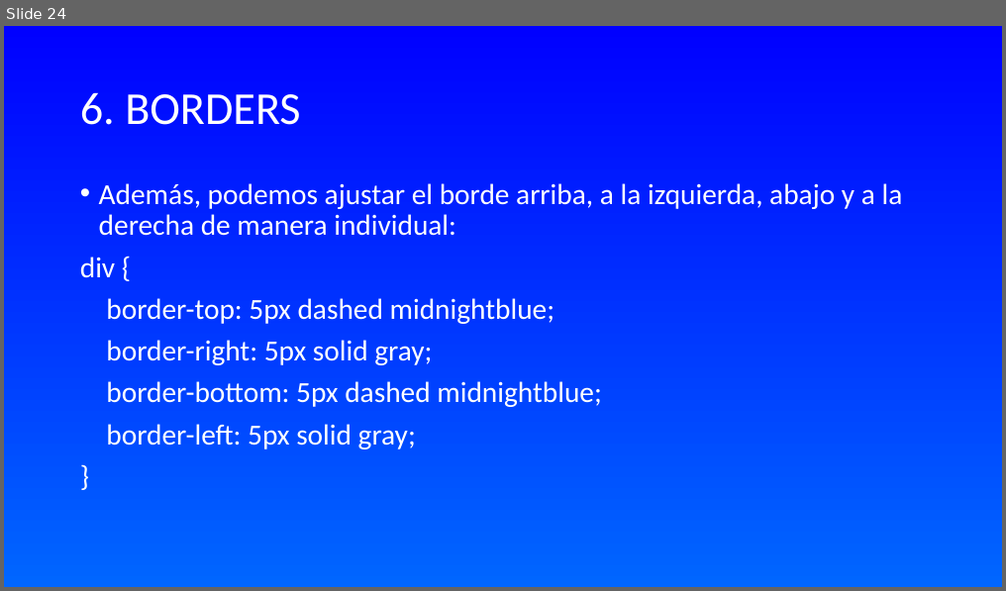
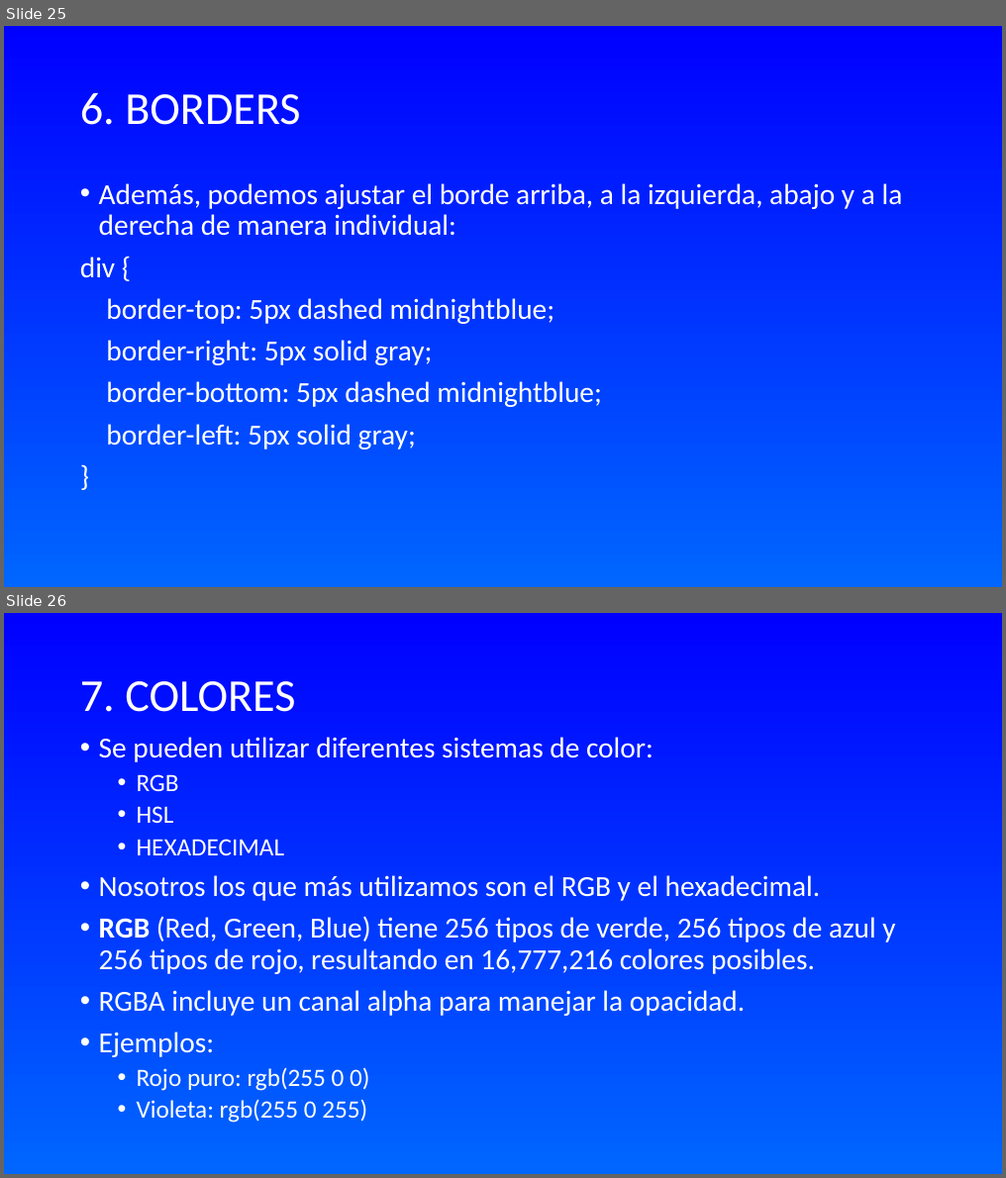
Before and after one commit to WalterDeRacagua/Curso-de-HTML-y-CSS, a slide deck: CSS/TEORÍA/INTRODUCCIÓN A CSS.odp. Shown one above the other, each under a label of ours: slide 24 before the commit, slides 25 and 26 after it. The pictures are 1006x591 and 1006x1178 pixels, drawn with LibreOffice and Linux fonts; fonts in the diff are those of the drawing. Boxes give left, top, right and bottom in pixels: in the first picture for what was removed or moved away, otherwise in the second. Text is boxed around its words. In the diff, an @@ line names an element or a change of style, - is before the commit and + after.

```diff
--- a/CSS/TEORÍA/INTRODUCCIÓN A CSS.odp
+++ b/CSS/TEORÍA/INTRODUCCIÓN A CSS.odp
@@ slide 26 added at box(4, 613, 1002, 1174), background gradient #0000FF to #0066FF @@
@@ title added at box(80, 681, 295, 712), 44 pt, text #FFFFFF @@
+7. COLORES
@@ text added at box(99, 737, 895, 1123), 28 pt, text #FFFFFF @@
+• Se pueden utilizar diferentes sistemas de color:
+  • RGB
+  • HSL
+  • HEXADECIMAL
+• Nosotros los que más utilizamos son el RGB y el hexadecimal.
+• RGB (Red, Green, Blue) tiene 256 tipos de verde, 256 tipos de azul y 256 tipos de rojo, resultando en 16,777,216 colores posibles.
+• RGBA incluye un canal alpha para manejar la opacidad.
+• Ejemplos:
+  • Rojo puro: rgb(255 0 0)
+  • Violeta: rgb(255 0 255)
@@ what was slide 24 is now slide 25 @@
```
Also in this commit, not shown: 1 slide changed, 10 other slides added, 4 other files.
